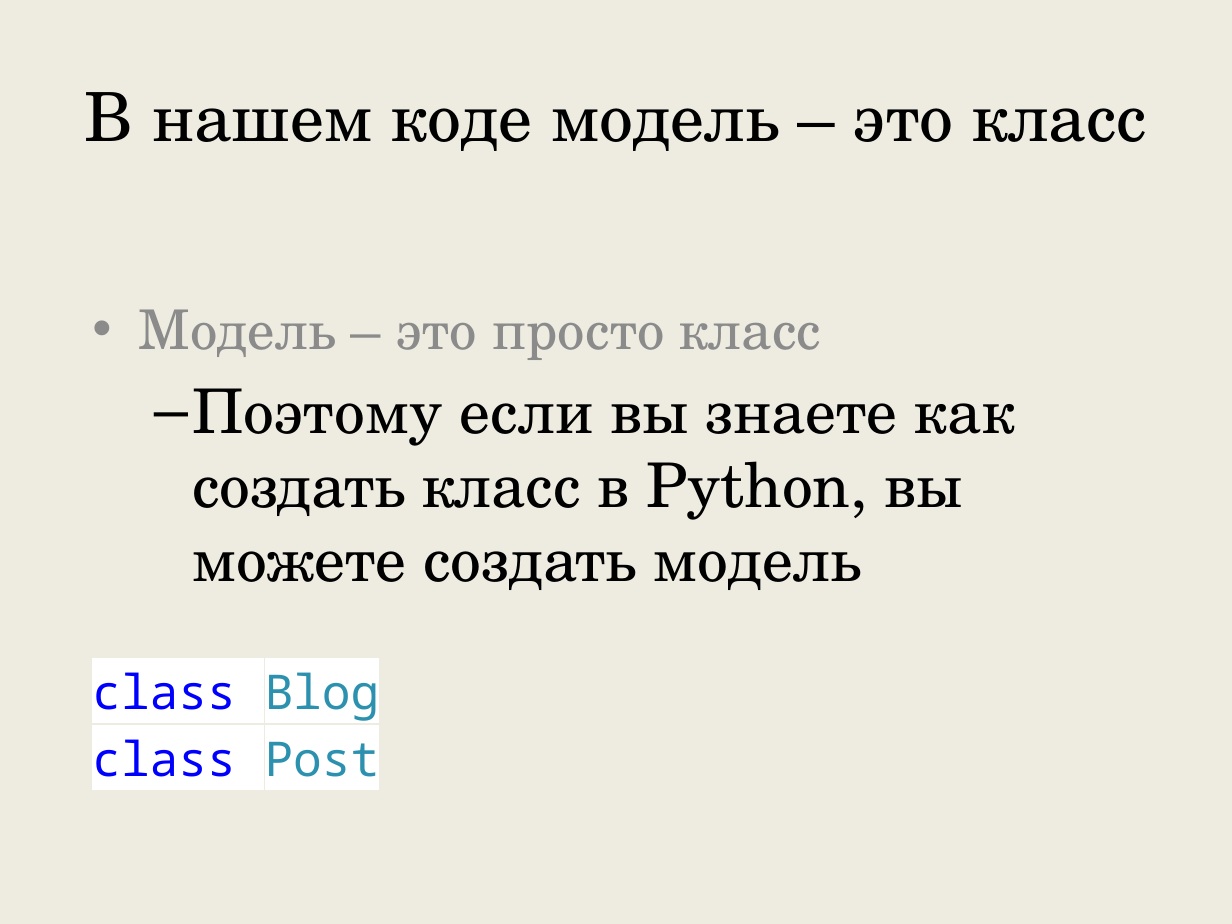
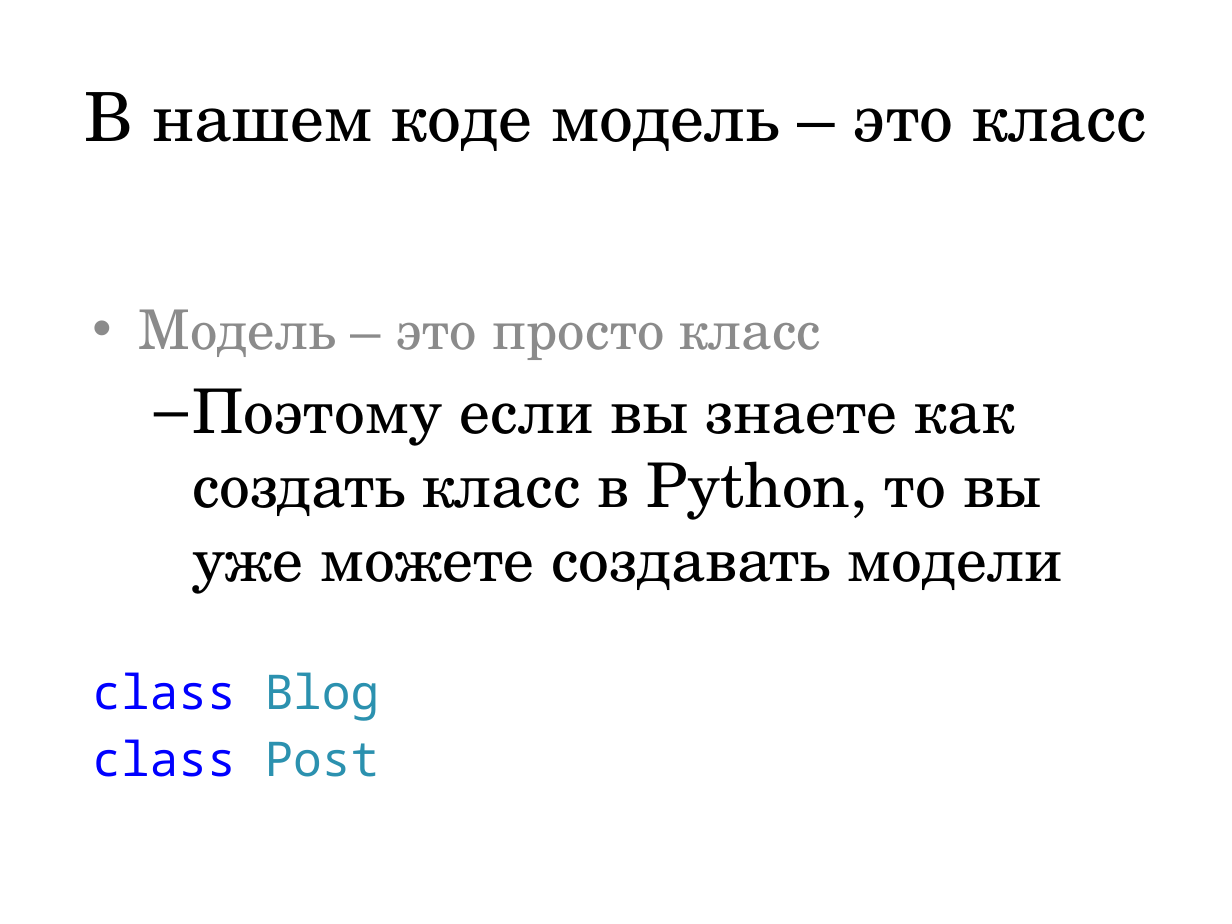
Before and after one commit to maxchv/LearnPython, a slide deck: slide 5 of week12/Models.pptx. Drawn at 1232x924 pixels with LibreOffice and Linux fonts; fonts in the diff are those of the drawing. Boxes give left, top, right and bottom in pixels: in the first picture for what was removed or moved away, otherwise in the second. Text is boxed around its words. In the diff, an @@ line names an element or a change of style, - is before the commit and + after.

```diff
--- a/week12/Models.pptx
+++ b/week12/Models.pptx
@@ background #EEECE1 to #FFFFFF @@
@@ text at (192,388,1062,594): text changed @@
-  – Поэтому если вы знаете как создать класс в Python, вы можете создать модель
+  – Поэтому если вы знаете как создать класс в Python, то вы уже можете создавать модели
```
Also in this commit, not shown: 21 other slides changed, 24 slides added, 12 slides removed, 33 other files.
